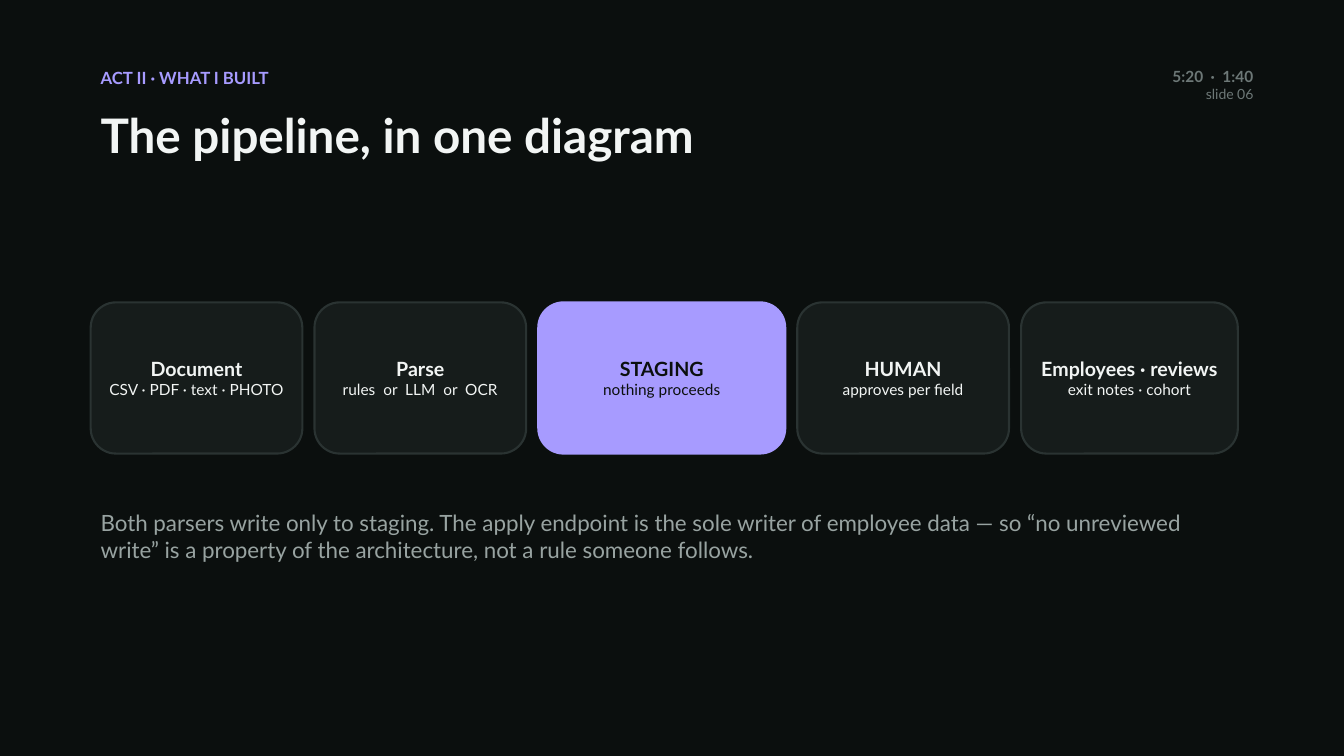
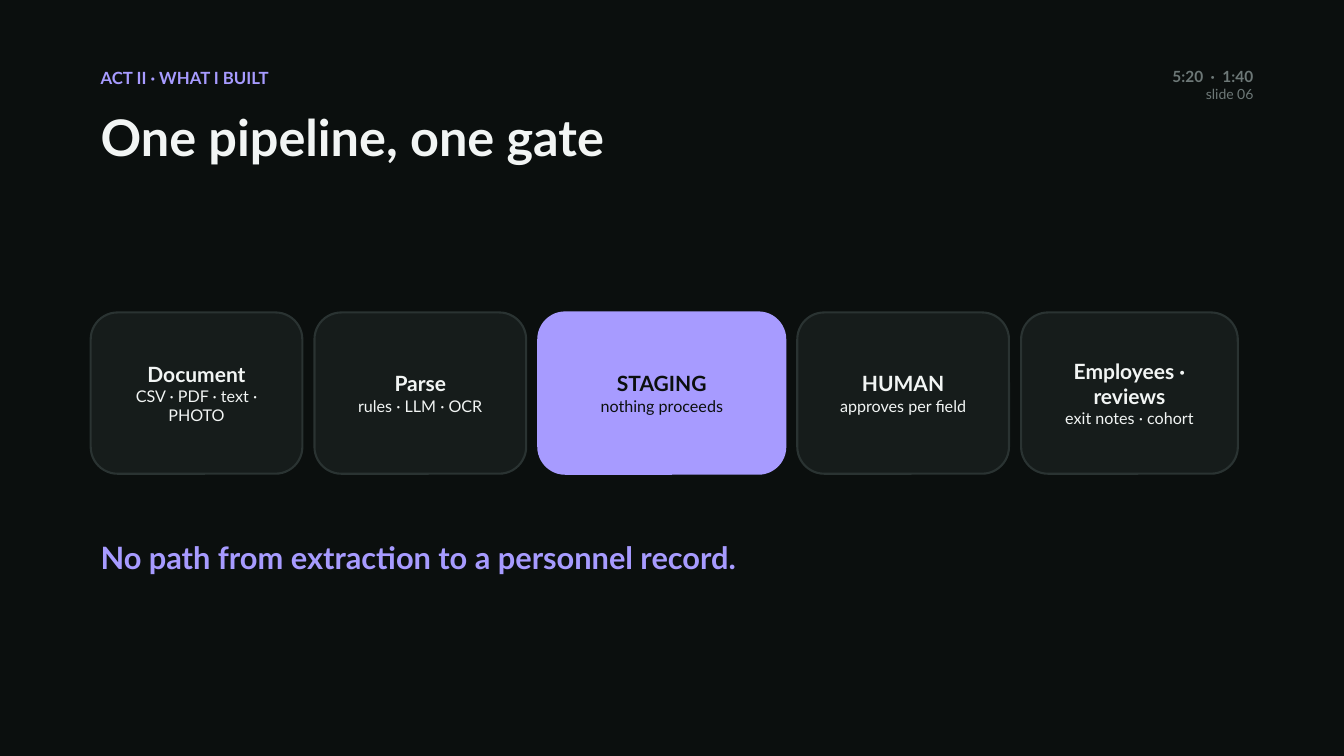
Before and after one commit to AzizKhayati1/companysim, a slide deck: slide 6 of docs/reading-the-paperwork.pptx. Drawn at 1344x756 pixels with LibreOffice and Linux fonts; fonts in the diff are those of the drawing. Boxes give left, top, right and bottom in pixels: in the first picture for what was removed or moved away, otherwise in the second. Text is boxed around its words. In the diff, an @@ line names an element or a change of style, - is before the commit and + after.

```diff
--- a/docs/reading-the-paperwork.pptx
+++ b/docs/reading-the-paperwork.pptx
@@ text at [101,118,604,164]: text changed; size 34 to 36 pt @@
-The pipeline, in one diagram
+One pipeline, one gate
@@ rounded rectangle "Document": place and size @@
-rounded rectangle "Document" at [91,302,302,454]
+rounded rectangle "Document" at [91,313,302,474]
@@ rounded rectangle "Document" at [91,313,302,474]: size 14 to 15 pt in "Document"; size 11 to 11.5 pt in "CSV · PDF · text · PHOTO" @@
@@ rounded rectangle "Parse": place and size @@
-rounded rectangle "Parse" at [315,302,526,454]
+rounded rectangle "Parse" at [315,313,526,474]
@@ rounded rectangle "STAGING": place and size @@
-rounded rectangle "STAGING" at [538,302,785,454]
+rounded rectangle "STAGING" at [538,313,785,474]
@@ rounded rectangle "STAGING" at [538,313,785,474]: size 14 to 15 pt in "STAGING"; size 11 to 11.5 pt in "nothing proceeds" @@
@@ rounded rectangle "HUMAN": place and size @@
-rounded rectangle "HUMAN" at [798,302,1009,454]
+rounded rectangle "HUMAN" at [798,313,1009,474]
@@ rounded rectangle "HUMAN" at [798,313,1009,474]: size 14 to 15 pt in "HUMAN"; size 11 to 11.5 pt in "approves per field" @@
@@ rounded rectangle "Employees · reviews": place and size @@
-rounded rectangle "Employees · reviews" at [1021,302,1238,454]
+rounded rectangle "Employees · reviews" at [1021,313,1238,474]
@@ rounded rectangle "Employees · reviews" at [1021,313,1238,474]: size 14 to 15 pt in "Employees · reviews"; size 11 to 11.5 pt in "exit notes · cohort" @@
@@ text in rounded rectangle at [395,375,447,391]: size 14 to 15 pt in "Parse" @@
@@ text in rounded rectangle at [358,400,483,412]: text changed; size 11 to 11.5 pt @@
-rules or LLM or OCR
+rules · LLM · OCR
@@ text at [101,546,735,574]: text changed; size 16 to 22 pt; text colour #98A3A1 to #A79BFF; bold on @@
-Both parsers write only to staging. The apply endpoint is the sole writer of employee data — so “no unreviewed write” is a property of the architecture, not a rule someone follows.
+No path from extraction to a personnel record.
```
Also in this commit, not shown: 28 other slides changed, 2 other files.
